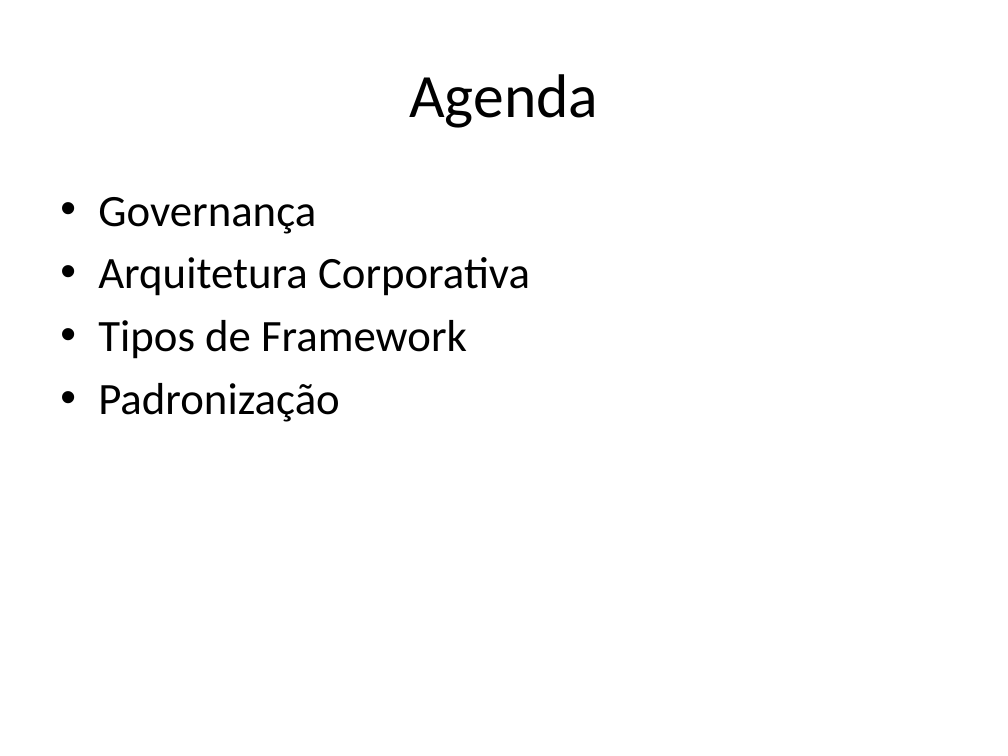
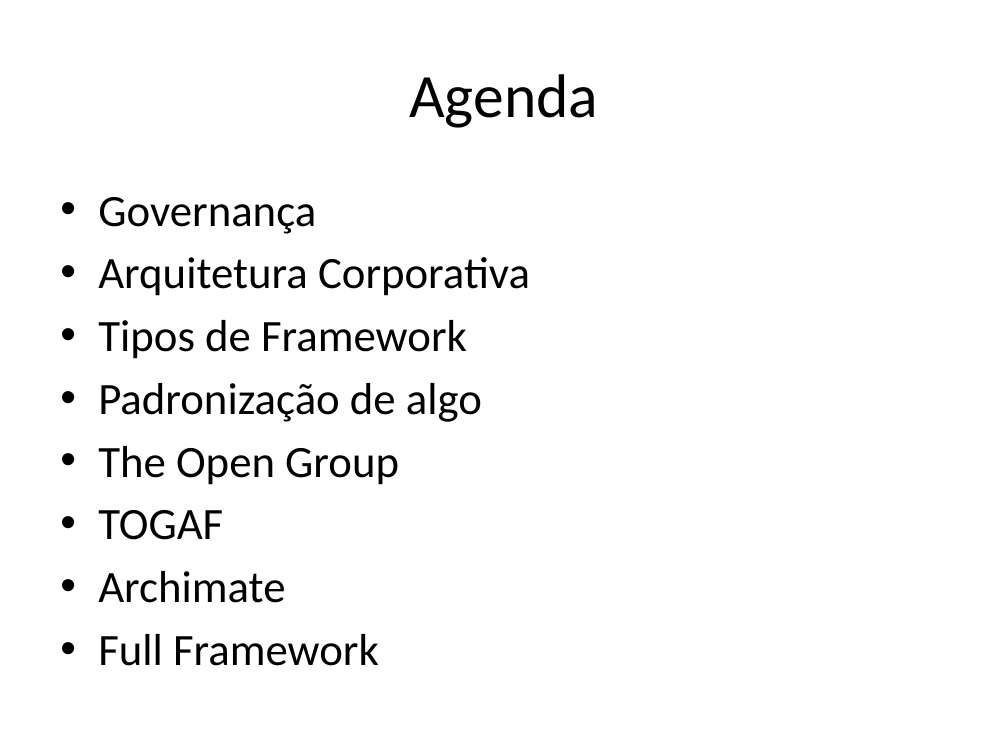
Before and after one commit to Vanzz/Educacao, a slide deck: slide 2 of Archimate/Archimate Curso/Curso Archimate - Aula 1.pptx. Drawn at 1008x756 pixels with LibreOffice and Linux fonts; fonts in the diff are those of the drawing. Boxes give left, top, right and bottom in pixels: in the first picture for what was removed or moved away, otherwise in the second. Text is boxed around its words. In the diff, an @@ line names an element or a change of style, - is before the commit and + after.

Commit message:
Curso do Archimate
Novo modelo pronto.
Resta apenas as definições.

```diff
--- a/Archimate/Archimate Curso/Curso Archimate - Aula 1.pptx
+++ b/Archimate/Archimate Curso/Curso Archimate - Aula 1.pptx
@@ text at box(98, 383, 482, 666): text changed @@
-• Padronização
+• Padronização de algo
+• The Open Group
+• TOGAF
+• Archimate
+• Full Framework
```
Also in this commit, not shown: 10 slides added, 56 slides removed, 14 other files.
